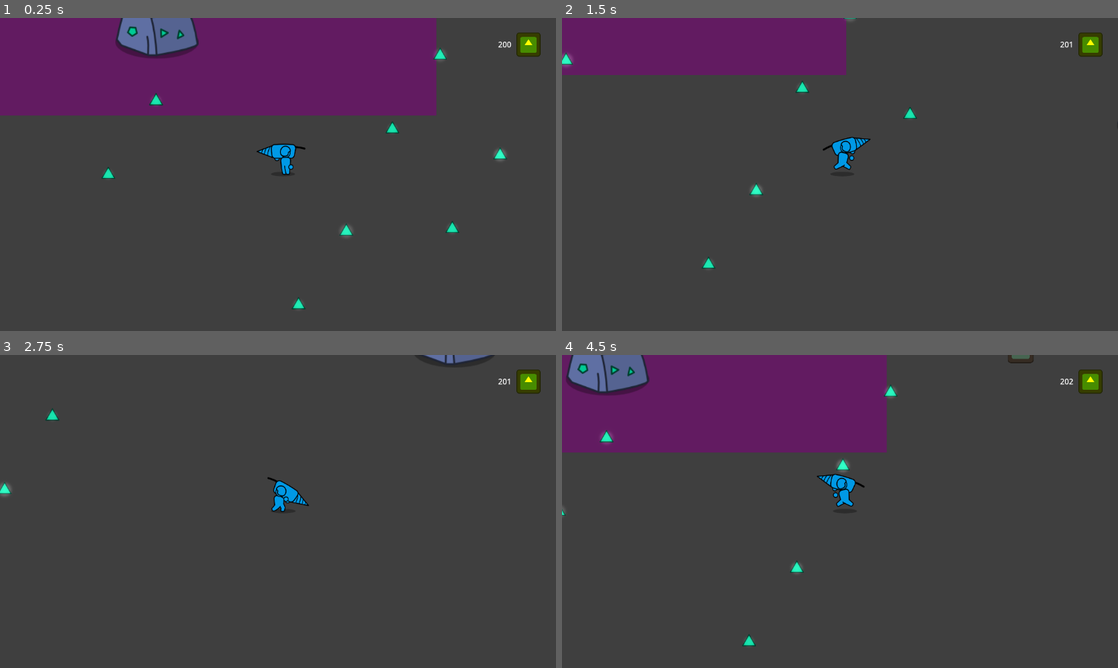
Above: before the commit, frames 1-4 (two rows, left to right).
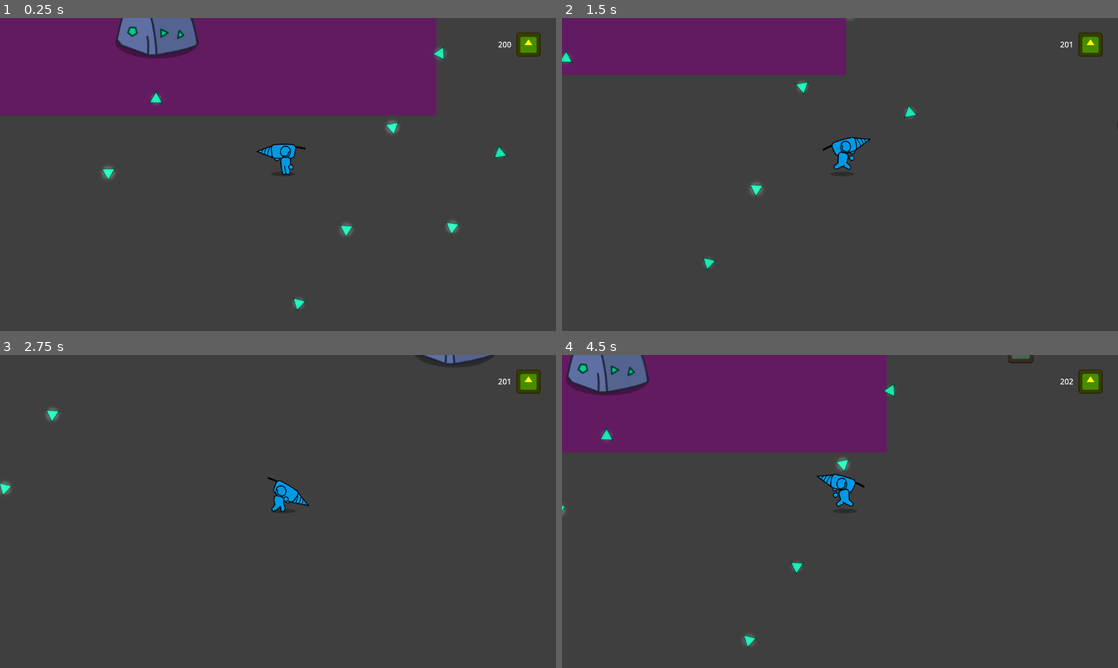
Above: after the commit, the same moments.

Repository: DeepRestGames/incremental-space-game
Game: Godot game, scene res://Scenes/Prototypes/Prototype_MainScene.tscn
Same seed, same stepped clock (60 frames per second), same inputs: the game is played once before the commit and once after it. The engine's default icon, where the game draws it, is replaced by a stand-in: a white triangle on a blue panel in a dark square.
Inputs (mouse positions are in pixels of both pictures, inside the frame that each line leads up to):
- Up to frame 1 (0.25 s): no input
- Up to frame 2 (1.5 s): move the mouse to (962, 158) at 0.52 s; hold D (move_right) 0.53-1.28 s; hold E (interact) 0.53-1.28 s; move the mouse to (728, 190) at 1.27 s; hold S (move_down) from 1.28 s (still down); tap E (interact) at 1.35 s
- Up to frame 3 (2.75 s): move the mouse to (333, 442) at 2.02 s; release S (move_down) at 2.03 s; hold D (move_right) from 2.03 s (still down); hold E (interact) from 2.03 s (still down)
- Up to frame 4 (4.5 s): move the mouse to (812, 574) at 2.77 s; release D (move_right) at 2.78 s; release E (interact) at 2.78 s; hold W (move_up) 2.78-3.53 s; tap E (interact) at 2.85, 4.35 s; move the mouse to (1006, 558) at 3.52 s; hold E (interact) 3.53-4.28 s; hold A (move_left) from 3.53 s (still down); move the mouse to (673, 464) at 4.27 s

The runs differ from the first frame. In frame 1, 0.5% of the frame differs, in the area x 18-92%, y 9-94%; in frame 2, 0.3%; in frame 3, 0.1%; in frame 4, 0.3%.

Commit message:
randomized base pickup starting rotation

Diff:
--- a/Scenes/Resources/BasePickup.tscn
+++ b/Scenes/Resources/BasePickup.tscn
@@ -96,11 +96,11 @@
 [node name="Sprite2D" type="Sprite2D" parent="."]
 modulate = Color(0, 0.796078, 0.584314, 1)
 texture = ExtResource("2_2qmmm")
+offset = Vector2(0, -6)
 
 [node name="Circle05" type="Sprite2D" parent="."]
 modulate = Color(1, 1, 1, 0.498039)
 material = SubResource("CanvasItemMaterial_khskt")
-position = Vector2(0, 5.7)
 scale = Vector2(0.2, 0.2)
 texture = ExtResource("3_yvhsf")
 
--- a/Scripts/Resources/Pickups/BasePickup.gd
+++ b/Scripts/Resources/Pickups/BasePickup.gd
@@ -30,7 +30,7 @@
 	#var tween = create_tween().set_ease(Tween.EASE_IN_OUT).set_trans(Tween.TRANS_SINE).set_loops()
 	#tween.tween_property(sprite, "offset", -hover_animation_movement_vector, hover_animation_cycle_duration)
 	#tween.chain().tween_property(sprite, "offset", hover_animation_movement_vector, hover_animation_cycle_duration)
-
+	sprite.rotation = randi_range(-180, 180)
 	#Initialize glowing animation
 	animation_player.play()
 	var random_time = randf_range(0.0, 0.7)
